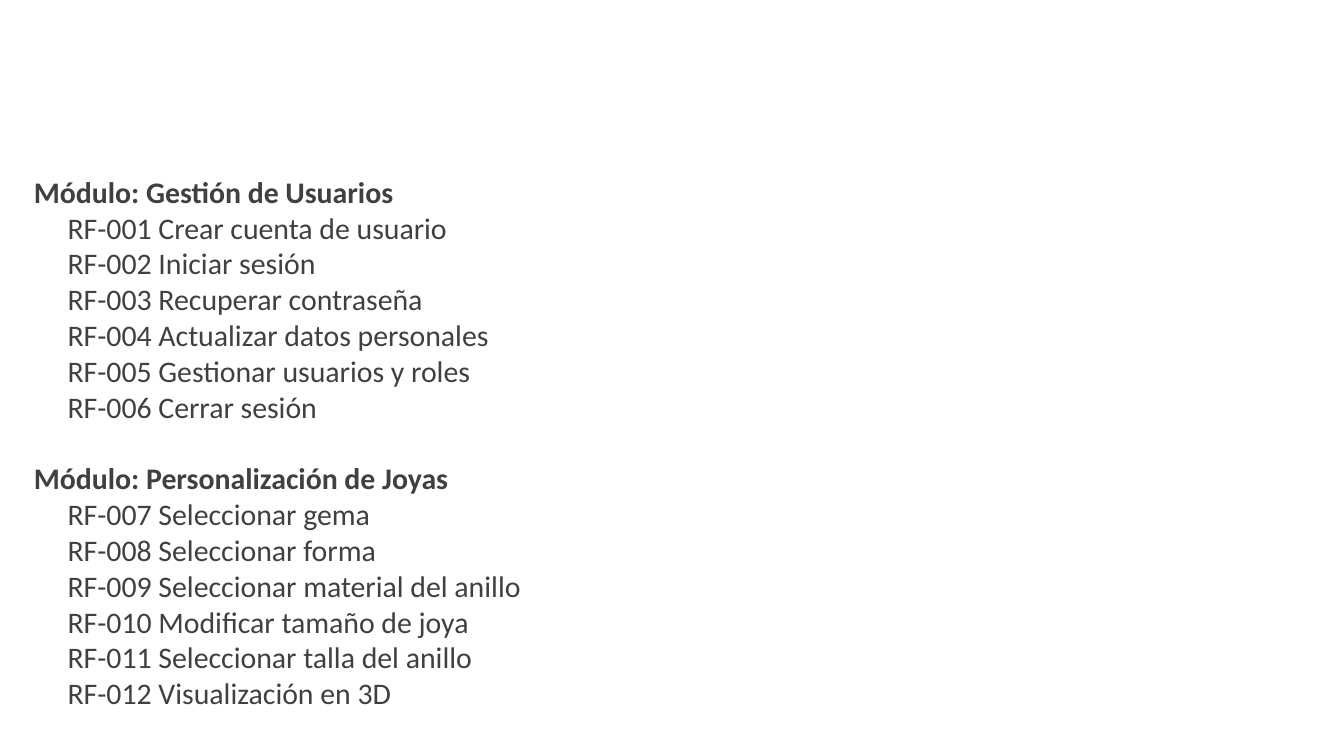
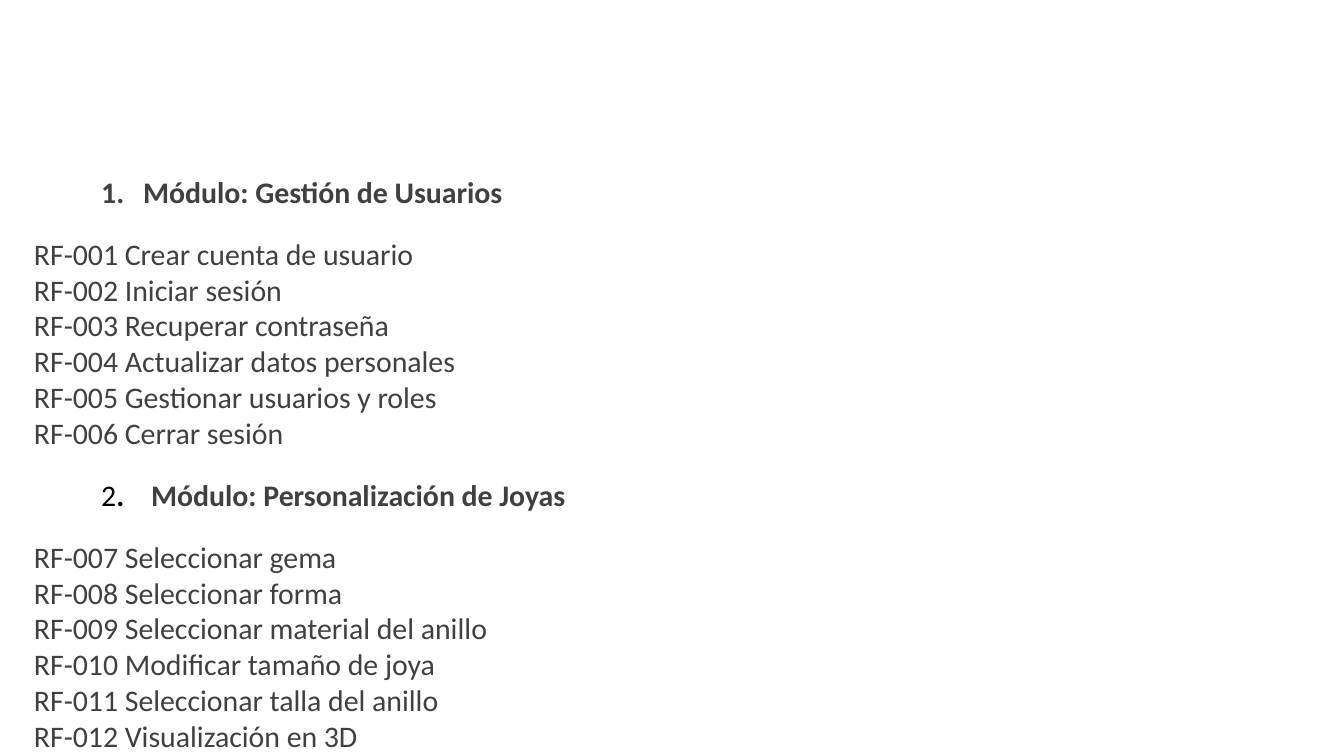
Before and after one commit to Natalia0404/ProyectoBrisasGems, a slide deck: slide 17 of Trimestre 2/1. Presentación proyecto plantilla SENA.pptx. Drawn at 1344x756 pixels with LibreOffice and Linux fonts; fonts in the diff are those of the drawing; background and template pictures are left out. Boxes give left, top, right and bottom in pixels: in the first picture for what was removed or moved away, otherwise in the second. Text is boxed around its words. In the diff, an @@ line names an element or a change of style, - is before the commit and + after.

```diff
--- a/Trimestre 2/1. Presentación proyecto plantilla SENA.pptx
+++ b/Trimestre 2/1. Presentación proyecto plantilla SENA.pptx
@@ text at box(34, 182, 503, 747): bullet none to 1.; list level 1 to 2 in "Módulo: Gestión de Usuarios"; indent changed @@
@@ text at box(101, 485, 565, 511): text changed @@
-Módulo: Personalización de Joyas
+  2. Módulo: Personalización de Joyas
```
Also in this commit, not shown: 2 other slides changed, 3 slides added, 1 slide removed.
